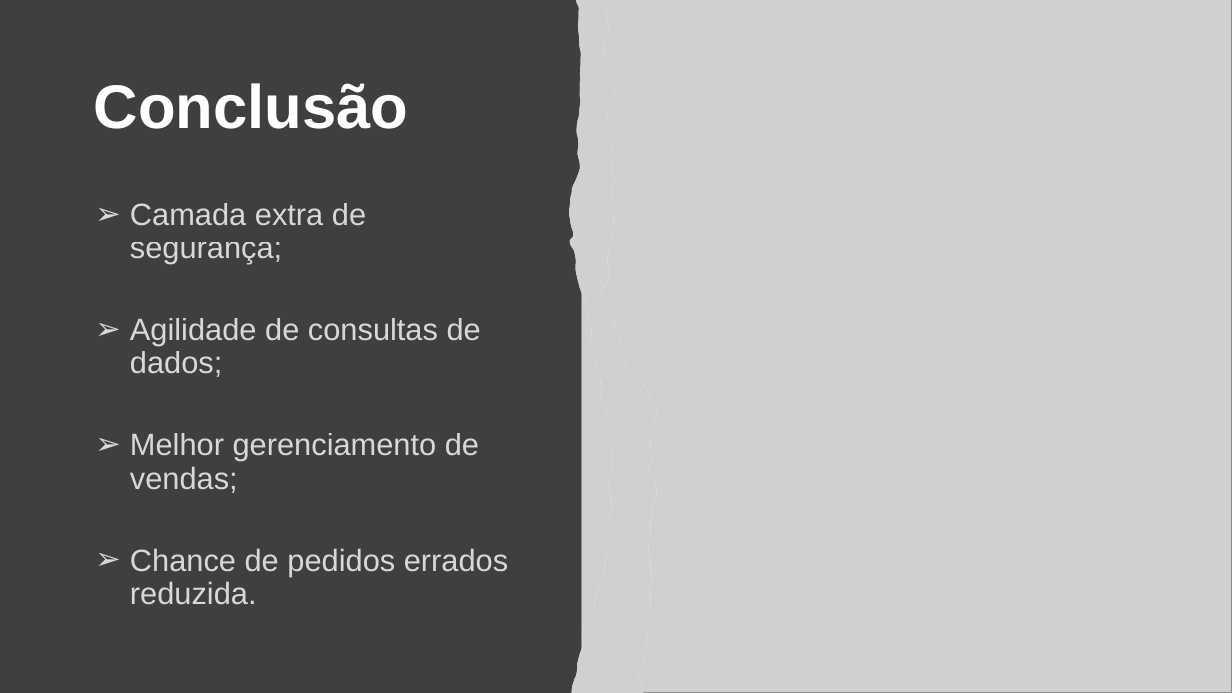
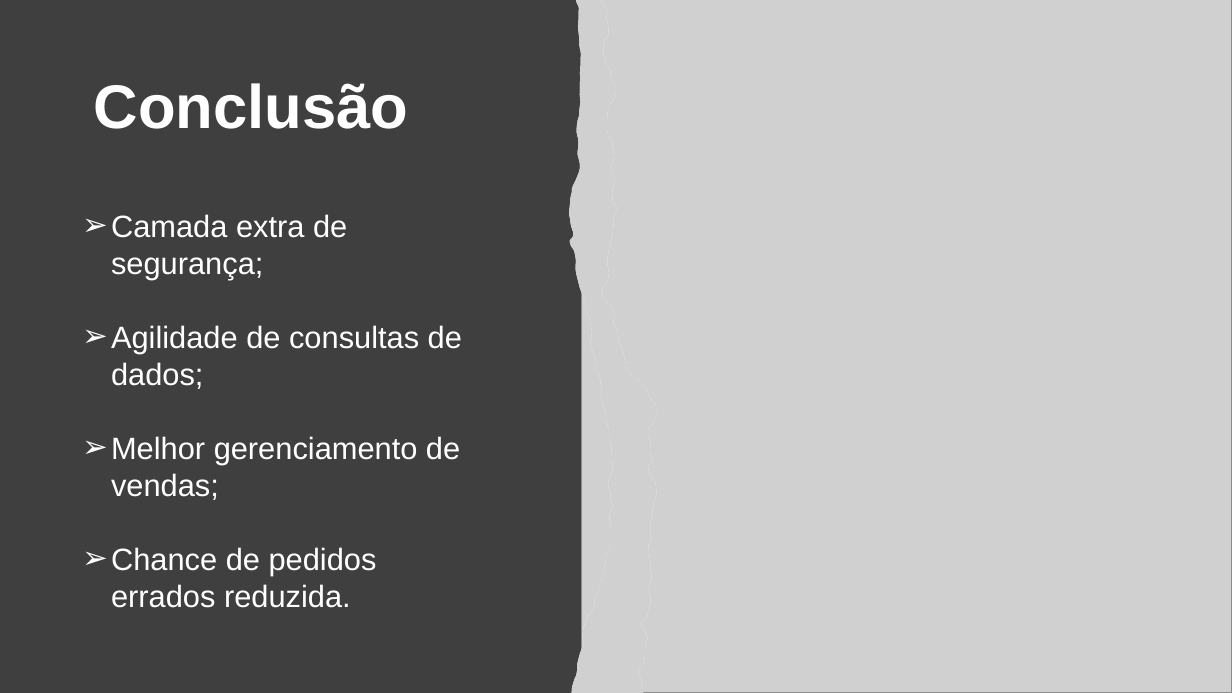
Before and after one commit to TCC-Disk-Pizza-Nostra-Casa/Conteudo_TCC, a slide deck: slide 10 of Planejamento/TCC - Desenvolvimento de Sistemas - Pizzaria.pptx. Drawn at 1232x693 pixels with LibreOffice and Linux fonts; fonts in the diff are those of the drawing; grey boxes stand for pictures. Boxes give left, top, right and bottom in pixels: in the first picture for what was removed or moved away, otherwise in the second. Text is boxed around its words. In the diff, an @@ line names an element or a change of style, - is before the commit and + after.

```diff
--- a/Planejamento/TCC - Desenvolvimento de Sistemas - Pizzaria.pptx
+++ b/Planejamento/TCC - Desenvolvimento de Sistemas - Pizzaria.pptx
@@ text "Camada extra de segurança;": place and size @@
-text "Camada extra de segurança;" at [130, 203, 508, 605]
+text "Camada extra de segurança;" at [111, 214, 462, 608]
@@ text "Camada extra de segurança;" at [111, 214, 462, 608]: text colour #FFFFFF at 80% opacity to #FFFFFF; indent changed; line spacing 0.9 to 1; less space between paragraphs @@
```
Also in this commit, not shown: 2 other slides changed, 2 slides added, 2 slides removed, 4 other files.
